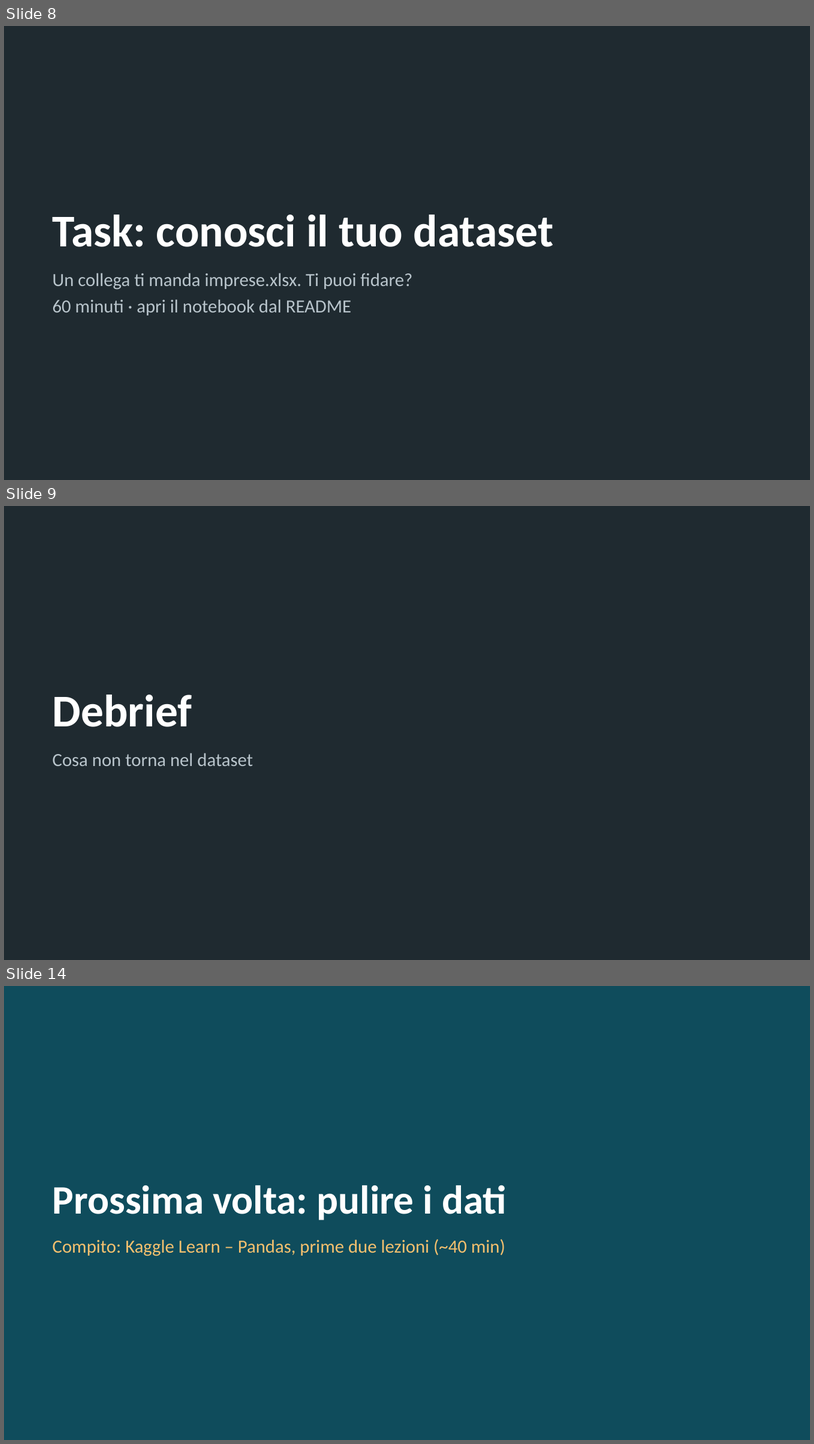
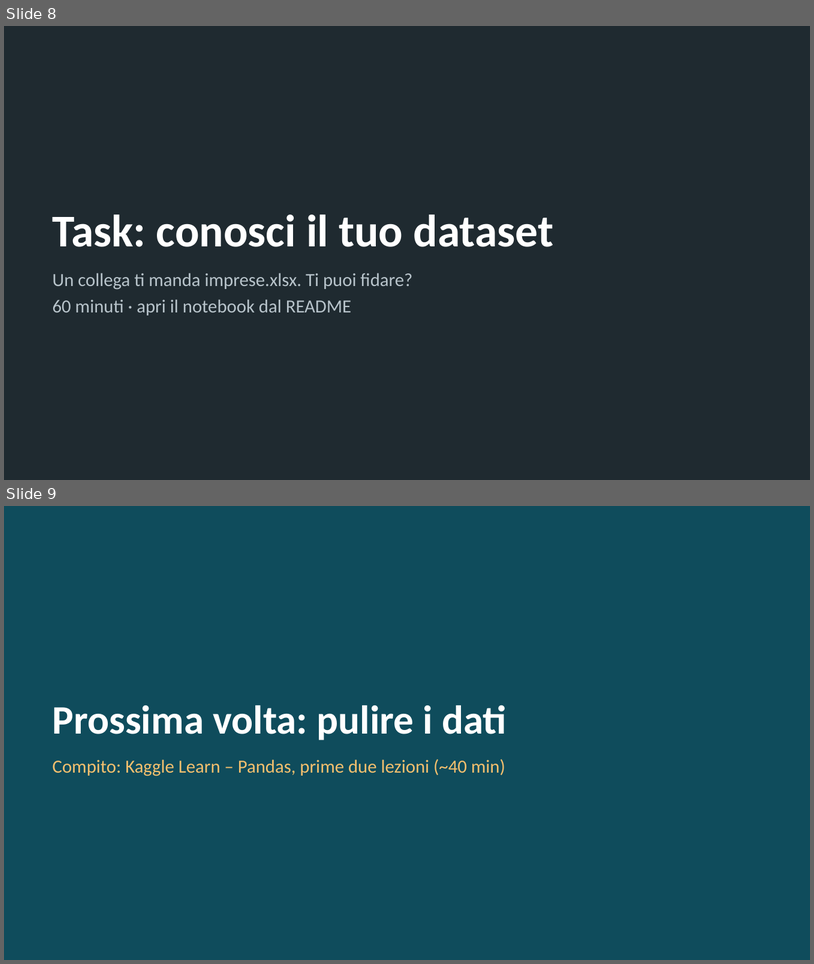
Before and after one commit to andrealorenzon/SIMA2026, a slide deck: lezioni/L02_conosci_il_dataset/slide.pptx. Shown one above the other, each under a label of ours: slides 8, 9 and 14 before the commit, slides 8 and 9 after it; the slides between them are not shown. The pictures are 814x1444 and 814x964 pixels, drawn with LibreOffice and Linux fonts; fonts in the diff are those of the drawing. Boxes give left, top, right and bottom in pixels: in the first picture for what was removed or moved away, otherwise in the second. Text is boxed around its words. In the diff, an @@ line names an element or a change of style, - is before the commit and + after.

```diff
--- a/lezioni/L02_conosci_il_dataset/slide.pptx
+++ b/lezioni/L02_conosci_il_dataset/slide.pptx
@@ slide 9 removed at (4, 506, 810, 960), background #1F2A30 @@
@@ title removed at (53, 694, 192, 727) @@
-Debrief
@@ text removed at (53, 753, 253, 766) @@
-Cosa non torna nel dataset
@@ what was slide 14 is now slide 9 @@
```
Also in this commit, not shown: 4 other slides removed, 6 other files.
